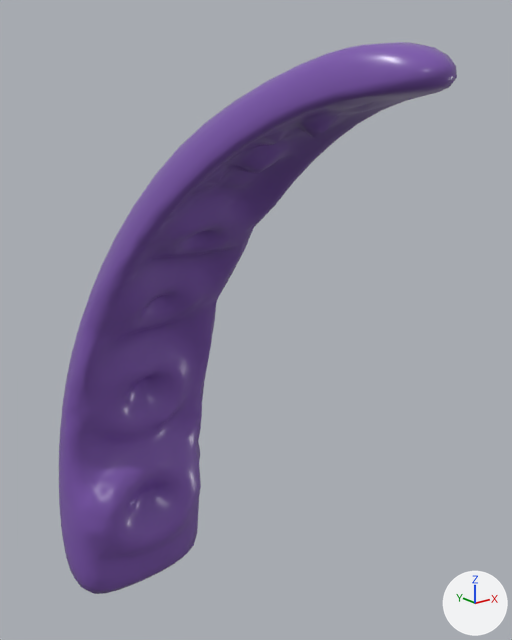
Two versions of the Blender file data/Assets/Models/Vegetation/Tentacle.blend, one commit apart.
Camera for both pictures: a camera (50 mm lens) standing at (-49.0, -95.1, 67.4) and looking at (5.4, -27.1, 40.2). Lighting does not change. The marker at lower right points along +X, +Y and +Z.
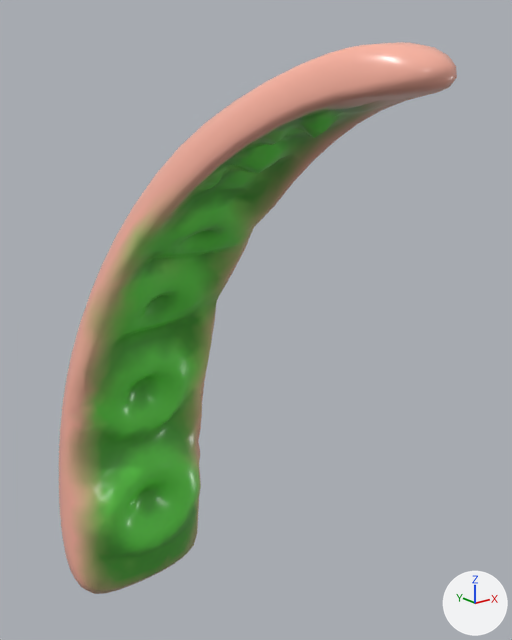
Commit message: Kartong: Painted tentacle.

Boxes (x1, y1, x2, y2) around the edits, measured in the pictures (512 x 640 px):
'Cube', recoloured: (59, 42, 457, 594) in both

Edits to the bpy script that builds the scene:
```text
Change mat_mat_tentacle:
    where n1 = _N.new('ShaderNodeBsdfPrincipled'); n1.name = 'Principled BSDF'
    remove n1.inputs[0].default_value = (0.211, 0.0979, 0.438, 1.0)  # 'Base Color', purple #7f58b1
    n1.inputs[2].default_value: 0.289 -> 0.28  # 'Roughness'
    add n2 = _N.new('ShaderNodeVertexColor'); n2.name = 'Color Attribute'
    add _L.new(n2.outputs[0], n1.inputs[0])  # 'Color' to 'Base Color'
Change me_cube:
    where me_cube.from_pydata(...)  # 1509 vertices, 3014 faces; spans x -1.21..1.21, y -5.84..0.54, z -0.99..7.17
    used by ob_cube; location = (0.0, 0.0, 0.0); scale = (10.0, 10.0, 10.0)
    me_cube part 1: vertex colours changed
```
